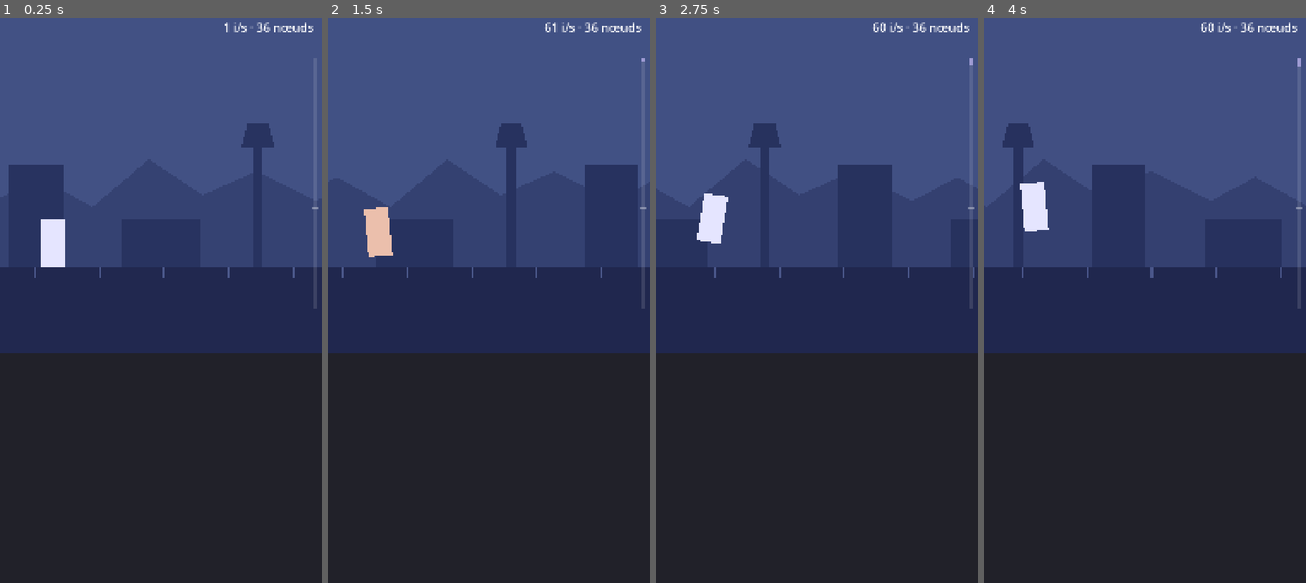
Above: before the commit, frames 1-4 (left to right).
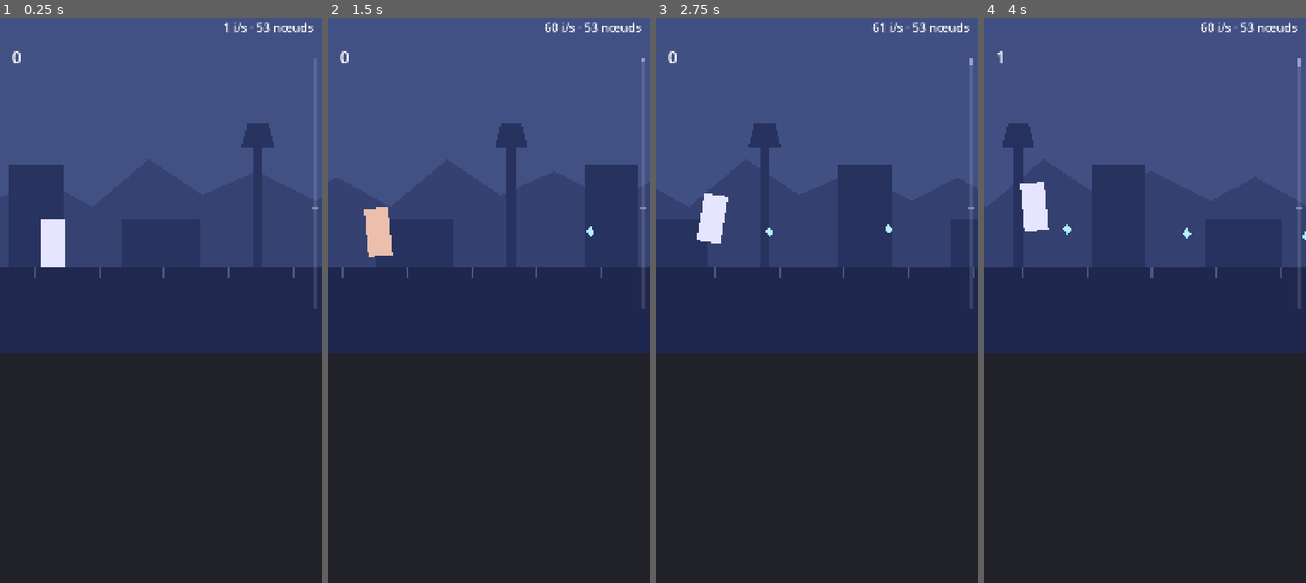
Above: after the commit, the same moments.

Repository: DavidGiangiacomo/somnambule
Game: Godot game, scene res://scenes/main.tscn
Two runs of this game, one before a commit and one after it. Both use one fixed random seed, a clock stepped at 60 frames per second and the inputs below.
Inputs (mouse positions are in pixels of both pictures, inside the frame that each line leads up to):
- Up to frame 1 (0.25 s): no input
- Up to frame 2 (1.5 s): move the mouse to (559, 266) at 0.52 s; click (559, 266) at 0.67 s; move the mouse to (424, 323) at 1.27 s; click (424, 323) at 1.42 s
- Up to frame 3 (2.75 s): move the mouse to (849, 170) at 2.02 s; click (849, 170) at 2.17 s
- Up to frame 4 (4 s): move the mouse to (1128, 413) at 2.77 s; click (1128, 413) at 2.92 s; move the mouse to (1241, 385) at 3.52 s; click (1241, 385) at 3.67 s

The runs differ from the first frame. In frame 1, less than 0.1% of the frame differs, in the area x 3-84%, y 0-8%; in frame 2, 0.1%; in frame 3, 0.1%, in the area x 3-84%, y 0-39%; in frame 4, 0.1%.

Commit message:
Ajoute les fragments à ramasser (#11)
Un fragment apparaît chaque seconde à hauteur du dormeur, qui le ramasse
en marchant. Chacun vaut valeur_base × M(P), affiché par un compteur en
haut de la bande de rêve. Un trébuchement fait perdre les fragments des
5 dernières secondes.

Obstacles et fragments partagent une base commune, Generateur, pour la
réserve et le défilement.

Co-Authored-By: Claude Opus 5.5 <noreply@anthropic.com>

Diff:
--- a/project.godot
+++ b/project.godot
@@ -32,6 +32,7 @@
 
 2d_physics/layer_1="dormeur"
 2d_physics/layer_2="obstacles"
+2d_physics/layer_3="fragments"
 
 [rendering]
 
--- /dev/null
+++ b/scenes/fragment.tscn
@@ -0,0 +1,16 @@
+[gd_scene format=3]
+
+[sub_resource type="CircleShape2D" id="forme"]
+radius = 18.0
+
+[node name="Fragment" type="Area2D"]
+collision_layer = 4
+collision_mask = 0
+monitoring = false
+
+[node name="Corps" type="Polygon2D" parent="."]
+color = Color(0.7, 0.95, 1, 1)
+polygon = PackedVector2Array(0, -18, 14, 0, 0, 18, -14, 0)
+
+[node name="Forme" type="CollisionShape2D" parent="."]
+shape = SubResource("forme")
--- a/scenes/runner.tscn
+++ b/scenes/runner.tscn
@@ -4,6 +4,9 @@
 [ext_resource type="Script" path="res://scripts/generateur_obstacles.gd" id="2"]
 [ext_resource type="Script" path="res://scripts/dormeur.gd" id="3"]
 [ext_resource type="Script" path="res://scripts/jauge_profondeur.gd" id="4"]
+[ext_resource type="PackedScene" path="res://scenes/obstacle.tscn" id="5"]
+[ext_resource type="PackedScene" path="res://scenes/fragment.tscn" id="6"]
+[ext_resource type="Script" path="res://scripts/generateur_fragments.gd" id="7"]
 
 [sub_resource type="RectangleShape2D" id="forme_dormeur"]
 size = Vector2(80, 160)
@@ -77,9 +80,18 @@
 [node name="Obstacles" type="Node2D" parent="."]
 position = Vector2(0, 864)
 script = ExtResource("2")
+scene = ExtResource("5")
 
 [node name="Minuteur" type="Timer" parent="Obstacles"]
 one_shot = true
+
+[node name="Fragments" type="Node2D" parent="."]
+position = Vector2(0, 864)
+script = ExtResource("7")
+scene = ExtResource("6")
+taille_reserve = 4
+
+[node name="Minuteur" type="Timer" parent="Fragments"]
 
 [node name="Dormeur" type="Area2D" parent="."]
 position = Vector2(216, 864)
@@ -95,6 +107,23 @@
 position = Vector2(-40, -80)
 shape = SubResource("forme_dormeur")
 
+[node name="Ramassage" type="Area2D" parent="Dormeur"]
+collision_layer = 0
+collision_mask = 4
+monitorable = false
+
+[node name="Forme" type="CollisionShape2D" parent="Dormeur/Ramassage"]
+position = Vector2(-40, -80)
+shape = SubResource("forme_dormeur")
+
 [node name="Jauge" type="Node2D" parent="."]
 position = Vector2(1050, 160)
 script = ExtResource("4")
+
+[node name="Compteur" type="Label" parent="."]
+offset_left = 40.0
+offset_top = 120.0
+offset_right = 700.0
+offset_bottom = 200.0
+theme_override_font_sizes/font_size = 56
+text = "0"
--- a/scripts/formules.gd
+++ b/scripts/formules.gd
@@ -8,3 +8,10 @@
 static func variation_profondeur(p: float, duree_s: float) -> float:
 	var profondeur: Dictionary = Balance.donnees()["profondeur"]
 	return profondeur["vitesse_descente"] * (1.0 - p / profondeur["max"]) * duree_s
+
+
+## Multiplicateur de gains M(P) pour une profondeur P.
+## Formule du GDD : M(P) = 1 + 0,32 · (P / 10)^1,5
+static func multiplicateur(p: float) -> float:
+	var m: Dictionary = Balance.donnees()["multiplicateur"]
+	return 1.0 + m["coefficient"] * pow(p / m["echelle"], m["exposant"])
--- /dev/null
+++ b/scripts/generateur.gd
@@ -0,0 +1,76 @@
+class_name Generateur
+extends Node2D
+## Base commune aux obstacles et aux fragments : des objets qui apparaissent à
+## droite de l'écran, défilent avec le sol, puis sont recyclés.
+##
+## Les objets viennent d'une réserve créée au démarrage : on ne crée ni ne
+## détruit rien pendant le jeu, on déplace seulement ceux qui existent déjà.
+
+const X_APPARITION := 1080.0  # bord droit de l'écran de référence
+const X_SORTIE := -80.0  # l'objet a quitté l'écran par la gauche
+
+## La scène des objets à faire défiler. Sa racine doit être un Area2D.
+@export var scene: PackedScene
+@export var taille_reserve := 3
+
+var vitesse: float  # pixels par seconde
+
+var _reserve: Array[Area2D] = []
+var _actifs: Array[Area2D] = []
+
+
+func _ready() -> void:
+	vitesse = Balance.donnees()["defilement"]["vitesse_px_s"]
+	for i in taille_reserve:
+		_reserve.append(_creer())
+
+
+func _process(delta: float) -> void:
+	# À l'envers, pour pouvoir retirer un objet pendant le parcours.
+	for i in range(_actifs.size() - 1, -1, -1):
+		var objet := _actifs[i]
+		objet.position.x -= vitesse * delta
+		if objet.position.x < X_SORTIE:
+			retirer(objet)
+
+
+## Fait apparaître un objet au bord droit, à la hauteur `y`.
+func apparaitre(y := 0.0) -> Area2D:
+	# Si la réserve est vide (apparitions très rapprochées), on l'agrandit.
+	var objet: Area2D = _reserve.pop_back() if not _reserve.is_empty() else _creer()
+	objet.position = Vector2(X_APPARITION, y)
+	objet.visible = true
+	objet.set_deferred("monitorable", true)
+	_actifs.append(objet)
+	return objet
+
+
+## Retire un objet de l'écran et le remet dans la réserve.
+func retirer(objet: Area2D) -> void:
+	_actifs.erase(objet)
+	_ranger(objet)
+	_reserve.append(objet)
+
+
+## Renvoie l'objet le plus proche à droite de x_min, ou null s'il n'y en a pas.
+func prochain(x_min: float) -> Area2D:
+	var plus_proche: Area2D = null
+	for objet in _actifs:
+		if objet.position.x < x_min:
+			continue
+		if plus_proche == null or objet.position.x < plus_proche.position.x:
+			plus_proche = objet
+	return plus_proche
+
+
+func _creer() -> Area2D:
+	var objet: Area2D = scene.instantiate()
+	_ranger(objet)
+	add_child(objet)
+	return objet
+
+
+## Cache l'objet et le rend indétectable jusqu'à sa prochaine apparition.
+func _ranger(objet: Area2D) -> void:
+	objet.visible = false
+	objet.set_deferred("monitorable", false)
--- /dev/null
+++ b/scripts/generateur_fragments.gd
@@ -0,0 +1,19 @@
+extends Generateur
+## Fait flotter des fragments sur le parcours, à un rythme régulier, à une
+## hauteur que le dormeur atteint en marchant.
+
+# Hauteur au-dessus du sol : plus haut qu'un obstacle, à portée du dormeur.
+const HAUTEUR_MIN := 100.0
+const HAUTEUR_MAX := 150.0
+
+@onready var minuteur: Timer = $Minuteur
+
+
+func _ready() -> void:
+	super()
+	minuteur.timeout.connect(_sur_minuteur)
+	minuteur.start(1.0 / Balance.donnees()["fragments"]["apparitions_par_seconde"])
+
+
+func _sur_minuteur() -> void:
+	apparaitre(-randf_range(HAUTEUR_MIN, HAUTEUR_MAX))
--- a/scripts/generateur_obstacles.gd
+++ b/scripts/generateur_obstacles.gd
@@ -1,82 +1,26 @@
-extends Node2D
-## Fait apparaître les obstacles à droite de l'écran, à intervalles aléatoires,
-## et les recycle une fois sortis à gauche.
-##
-## Les obstacles viennent d'une réserve créée au démarrage : on ne crée ni ne
-## détruit rien pendant le jeu, on déplace seulement ceux qui existent déjà.
+extends Generateur
+## Fait apparaître un obstacle à intervalles aléatoires, entre le minimum et
+## le maximum de balance.json.
 
-const SCENE_OBSTACLE := preload("res://scenes/obstacle.tscn")
-const TAILLE_RESERVE := 3
-const X_APPARITION := 1080.0  # bord droit de l'écran de référence
-const X_SORTIE := -80.0  # l'obstacle, large de 80, a quitté l'écran
-
-var vitesse: float  # pixels par seconde
 var intervalle_min_s: float
 var intervalle_max_s: float
-
-var _reserve: Array[Area2D] = []
-var _actifs: Array[Area2D] = []
 
 @onready var minuteur: Timer = $Minuteur
 
 
 func _ready() -> void:
-	var balance := Balance.donnees()
-	vitesse = balance["defilement"]["vitesse_px_s"]
-	intervalle_min_s = balance["obstacles"]["intervalle_min_s"]
-	intervalle_max_s = balance["obstacles"]["intervalle_max_s"]
-
-	for i in TAILLE_RESERVE:
-		_reserve.append(_creer_obstacle())
-
+	super()
+	var obstacles: Dictionary = Balance.donnees()["obstacles"]
+	intervalle_min_s = obstacles["intervalle_min_s"]
+	intervalle_max_s = obstacles["intervalle_max_s"]
 	minuteur.timeout.connect(_sur_minuteur)
 	_relancer_minuteur()
 
 
-func _process(delta: float) -> void:
-	# À l'envers, pour pouvoir retirer un obstacle pendant le parcours.
-	for i in range(_actifs.size() - 1, -1, -1):
-		var obstacle := _actifs[i]
-		obstacle.position.x -= vitesse * delta
-		if obstacle.position.x < X_SORTIE:
-			_actifs.remove_at(i)
-			_ranger(obstacle)
-			_reserve.append(obstacle)
-
-
-## Renvoie l'obstacle le plus proche à droite de x_min, ou null s'il n'y en a pas.
-func prochain(x_min: float) -> Area2D:
-	var plus_proche: Area2D = null
-	for obstacle in _actifs:
-		if obstacle.position.x < x_min:
-			continue
-		if plus_proche == null or obstacle.position.x < plus_proche.position.x:
-			plus_proche = obstacle
-	return plus_proche
-
-
 func _sur_minuteur() -> void:
-	# Si la réserve est vide (intervalles très courts), on l'agrandit.
-	var obstacle: Area2D = _reserve.pop_back() if not _reserve.is_empty() else _creer_obstacle()
-	obstacle.position.x = X_APPARITION
-	obstacle.visible = true
-	obstacle.set_deferred("monitorable", true)
-	_actifs.append(obstacle)
+	apparaitre()
 	_relancer_minuteur()
 
 
 func _relancer_minuteur() -> void:
 	minuteur.start(randf_range(intervalle_min_s, intervalle_max_s))
-
-
-func _creer_obstacle() -> Area2D:
-	var obstacle: Area2D = SCENE_OBSTACLE.instantiate()
-	_ranger(obstacle)
-	add_child(obstacle)
-	return obstacle
-
-
-## Cache l'obstacle et le rend indétectable jusqu'à sa prochaine apparition.
-func _ranger(obstacle: Area2D) -> void:
-	obstacle.visible = false
-	obstacle.set_deferred("monitorable", false)
--- a/scripts/runner.gd
+++ b/scripts/runner.gd
@@ -7,19 +7,31 @@
 ##
 ## La profondeur de sommeil P monte toute seule tant qu'on ne touche pas
 ## l'écran. Chaque enjambée et chaque trébuchement en fait perdre une part.
+##
+## Les fragments ramassés en marchant valent d'autant plus que P est haute.
+## Un trébuchement fait perdre ceux des dernières secondes.
 
 # Teinte du décor : couleurs normales à P = 0, violet profond à P maximale.
 const TEINTE_EVEIL := Color(1, 1, 1)
 const TEINTE_ABYSSE := Color(0.3, 0.22, 0.55)
+const COULEUR_PERTE := Color(0.6, 0.5, 0.85)  # comme le dormeur qui trébuche
 
 var vitesse: float  # pixels par seconde
 var profondeur := 0.0  # P, entre 0 et profondeur_max
 var profondeur_max: float
 var couts_pourcent: Dictionary  # part de P perdue selon l'issue de l'enjambée
+var fragments := 0.0
+var valeur_fragment: float  # avant le multiplicateur M(P)
+var duree_perte_s: float  # un trébuchement fait perdre les fragments de cette durée
+
+var _temps := 0.0  # secondes écoulées depuis le début de la nuit
+var _ramassages_recents: Array[Dictionary] = []  # { "temps": ..., "gain": ... }
 
 @onready var decor: Node2D = $Decor
 @onready var dormeur: Area2D = $Dormeur
-@onready var obstacles: Node2D = $Obstacles
+@onready var obstacles: Generateur = $Obstacles
+@onready var generateur_fragments: Generateur = $Fragments
+@onready var compteur: Label = $Compteur
 @onready var jauge: Node2D = $Jauge
 
 
@@ -28,6 +40,8 @@
 	vitesse = balance["defilement"]["vitesse_px_s"]
 	profondeur_max = balance["profondeur"]["max"]
 	couts_pourcent = balance["enjambee"]["cout_profondeur_pourcent"]
+	duree_perte_s = balance["enjambee"]["trebuchement_perte_fragments_s"]
+	valeur_fragment = balance["fragments"]["valeur_base"]
 
 	for enfant in decor.get_children():
 		if enfant is Parallax2D:
@@ -35,9 +49,11 @@
 
 	dormeur.enjambee.connect(_sur_enjambee)
 	dormeur.trebuchement.connect(_sur_trebuchement)
+	$Dormeur/Ramassage.area_entered.connect(_sur_fragment)
 
 
 func _process(delta: float) -> void:
+	_temps += delta
 	profondeur += Formules.variation_profondeur(profondeur, delta)
 	_montrer_profondeur()
 
@@ -56,6 +72,37 @@
 
 func _sur_trebuchement() -> void:
 	_faire_payer("trebuchement")
+	_perdre_fragments_recents()
+
+
+func _sur_fragment(fragment: Area2D) -> void:
+	var gain := valeur_fragment * Formules.multiplicateur(profondeur)
+	fragments += gain
+	_oublier_ramassages_anciens()
+	_ramassages_recents.append({"temps": _temps, "gain": gain})
+	generateur_fragments.retirer(fragment)
+	_montrer_fragments()
+
+
+## Les fragments ramassés depuis `duree_perte_s` secondes s'envolent.
+func _perdre_fragments_recents() -> void:
+	_oublier_ramassages_anciens()
+	for ramassage in _ramassages_recents:
+		fragments -= ramassage["gain"]
+	_ramassages_recents.clear()
+	_montrer_fragments()
+	compteur.modulate = COULEUR_PERTE
+	create_tween().tween_property(compteur, "modulate", Color.WHITE, 0.8)
+
+
+func _oublier_ramassages_anciens() -> void:
+	var limite := _temps - duree_perte_s
+	while not _ramassages_recents.is_empty() and _ramassages_recents[0]["temps"] < limite:
+		_ramassages_recents.pop_front()
+
+
+func _montrer_fragments() -> void:
+	compteur.text = "%d" % floori(fragments)
 
 
 ## Retire à P la part prévue pour cette issue : 3 veut dire 3 % de P.
Not shown, added: scripts/generateur.gd.uid
Not shown, added: scripts/generateur_fragments.gd.uid
